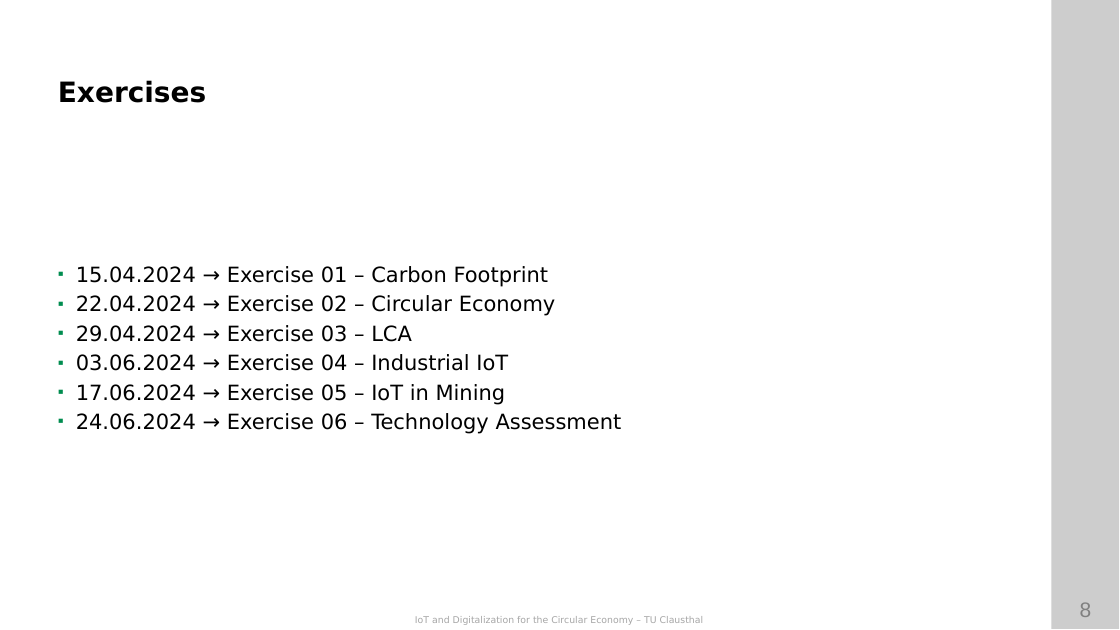
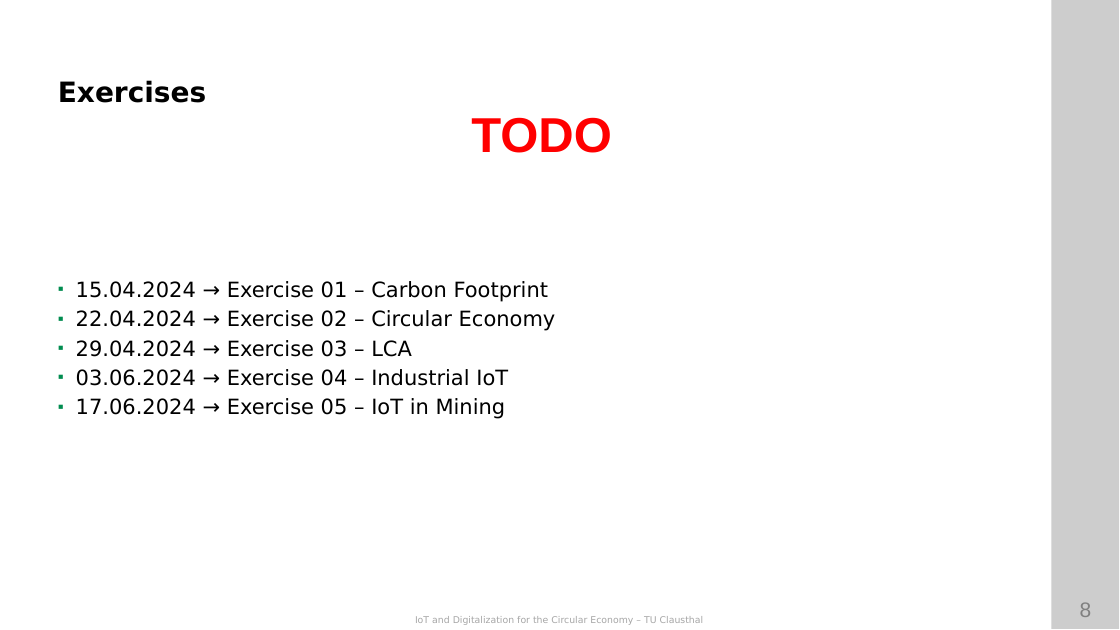
Before and after one commit to ETCE-LAB/teaching-material, a slide deck: slide 8 of IoT-and-Digitalization-for-the-Circular-Economy/IoT-CE-L00-Organization.pptx. Drawn at 1120x630 pixels with LibreOffice and Linux fonts; fonts in the diff are those of the drawing; background and template pictures are left out. Boxes give left, top, right and bottom in pixels: in the first picture for what was removed or moved away, otherwise in the second. Text is boxed around its words. In the diff, an @@ line names an element or a change of style, - is before the commit and + after.

```diff
--- a/IoT-and-Digitalization-for-the-Circular-Economy/IoT-CE-L00-Organization.pptx
+++ b/IoT-and-Digitalization-for-the-Circular-Economy/IoT-CE-L00-Organization.pptx
@@ text added at (x1=471, y1=117, x2=612, y2=153), 42 pt, text #FF0000, bold @@
+TODO
@@ text at (x1=76, y1=413, x2=622, y2=434): paragraph removed @@
-▪ 24.06.2024 → Exercise 06 – Technology Assessment
```
Also in this commit, not shown: 7 other slides changed, 1 slide removed, 50 other files.
